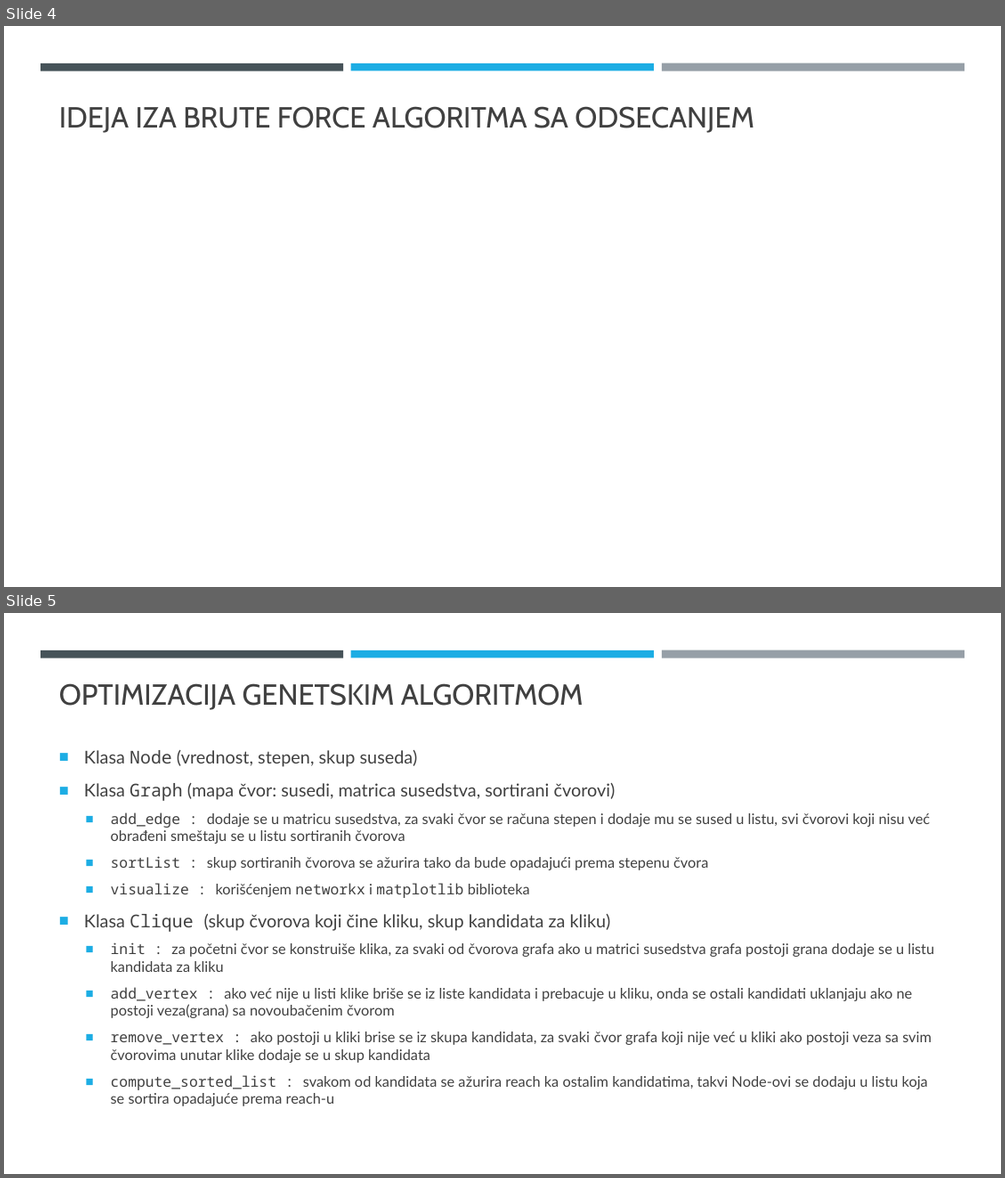
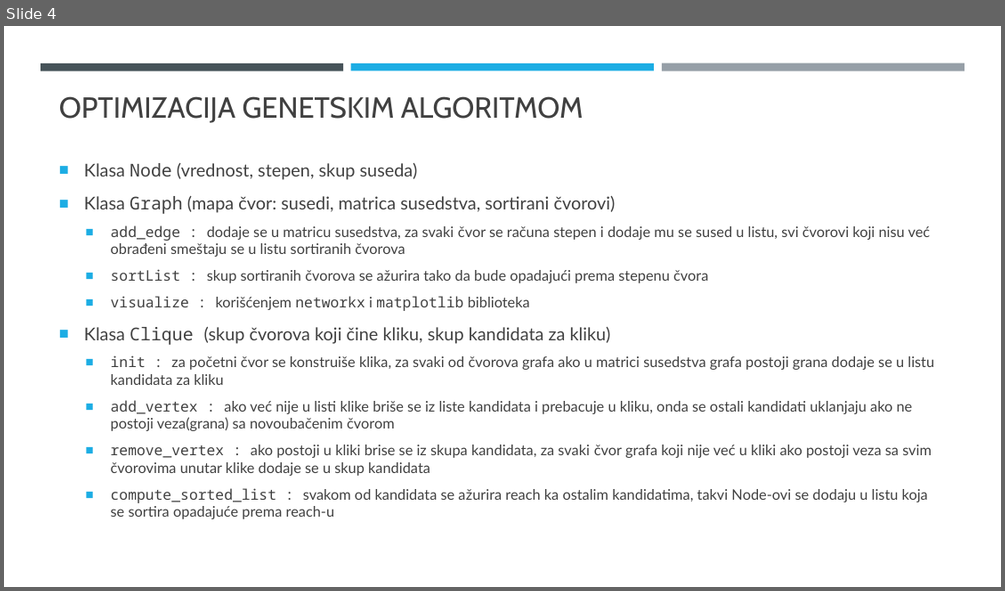
Before and after one commit to rogue97/clique, a slide deck: [RI] Maximum clique - 107_2015 197_2016.pptx. Shown one above the other, each under a label of ours: slides 4 and 5 before the commit, slide 4 after it. The pictures are 1005x1178 and 1005x591 pixels, drawn with LibreOffice and Linux fonts; fonts in the diff are those of the drawing. Boxes give left, top, right and bottom in pixels: in the first picture for what was removed or moved away, otherwise in the second. Text is boxed around its words. In the diff, an @@ line names an element or a change of style, - is before the commit and + after.

```diff
--- a/[RI] Maximum clique - 107_2015 197_2016.pptx
+++ b/[RI] Maximum clique - 107_2015 197_2016.pptx
@@ slide 4 removed at (4, 26, 1001, 587), background #FFFFFF; not listed: 3 template elements that a slide beside it also shows @@
@@ title removed at (59, 106, 754, 133) @@
-IDEJA IZA BRUTE FORCE ALGORITMA SA ODSECANJEM
@@ what was slide 5 is now slide 4 @@
```
Also in this commit, not shown: 1 slide changed, 6 other files.
